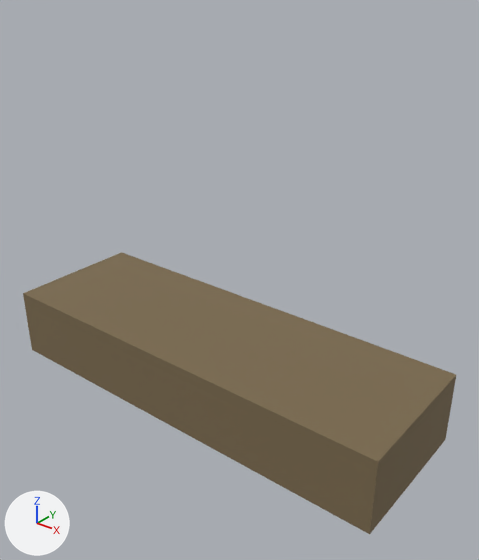
The FBX model Assets/Integrante4/Art/Egipto/egipto_ship.fbx as it was, and as the next commit left it.
One viewpoint serves both versions: a camera (50 mm lens) standing at (5.18, -5.97, 5.08) and looking at (0.42, -0.01, 1.39). Arrows for +X, +Y and +Z are at lower left; the lights stay in place. The picture after the commit comes second.

The scene before the commit, as lines of its bpy script (objects in view):
```python
me_cubo_003 = bpy.data.meshes.new('Cubo.003')
me_cubo_003.from_pydata(...)  # a box spanning x -3.0..3.0, y -1.0..1.0, z -0.5..0.5
me_cubo_003.materials.append(mat_egipto_matte)  # brown #7b6a4e
ob_egipto_ship = bpy.data.objects.new('egipto_ship', me_cubo_003)
ob_egipto_ship.location = (0.0, 0.0, 0.0)
```
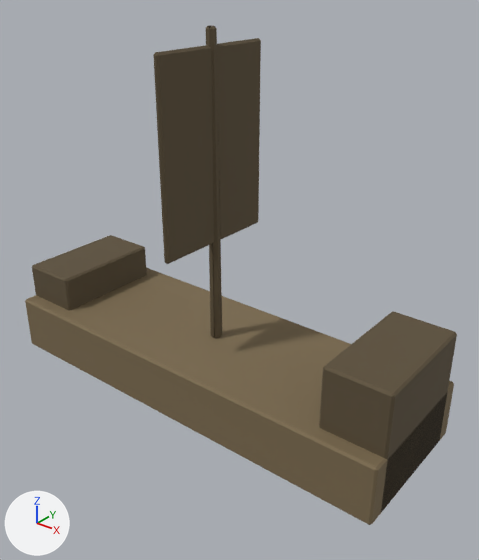
The edits, one by one:
Material 'egipto_trim' (mat_egipto_trim) is new.
Its base color is (0.109, 0.0797, 0.0418) (brown #5d503a).
Its roughness is 0.85.
me_cubo_003 is used by ob_egipto_ship; location (0.0, 0.0, 0.0).
me_cubo_003 had 8 vertices, 6 faces and spanned x -3.0..3.0, y -1.0..1.0, z -0.5..0.5.
me_cubo_003 now has 140 vertices, 146 faces and spans x -3.0..3.0, y -0.4..4.4, z -1.0..1.0.
me_cubo_003 part 1: the whole mesh is rebuilt.
me_cubo_003 gains material mat_egipto_trim (brown #5d503a).
Object 'egipto_ship' (ob_egipto_ship) turns from (0, 0, 0) to (90, 0, 0) degrees about x, y and z.

Where the change shows, as pixel boxes [x1, y1, x2, y2] in the pictures (479 x 560 px):
'egipto_ship', reshaped, turned: before [23, 252, 456, 534]; after [25, 25, 457, 525]
